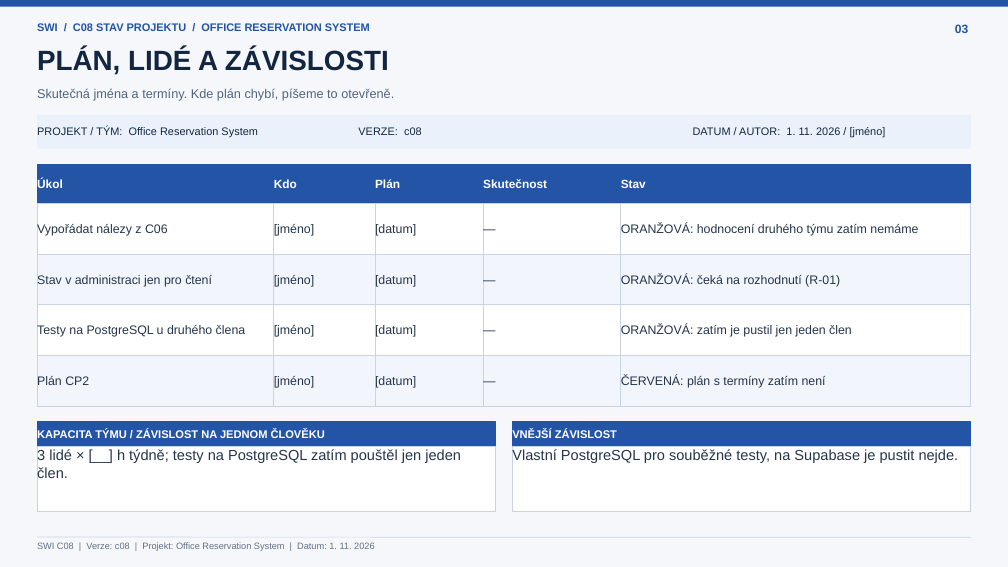
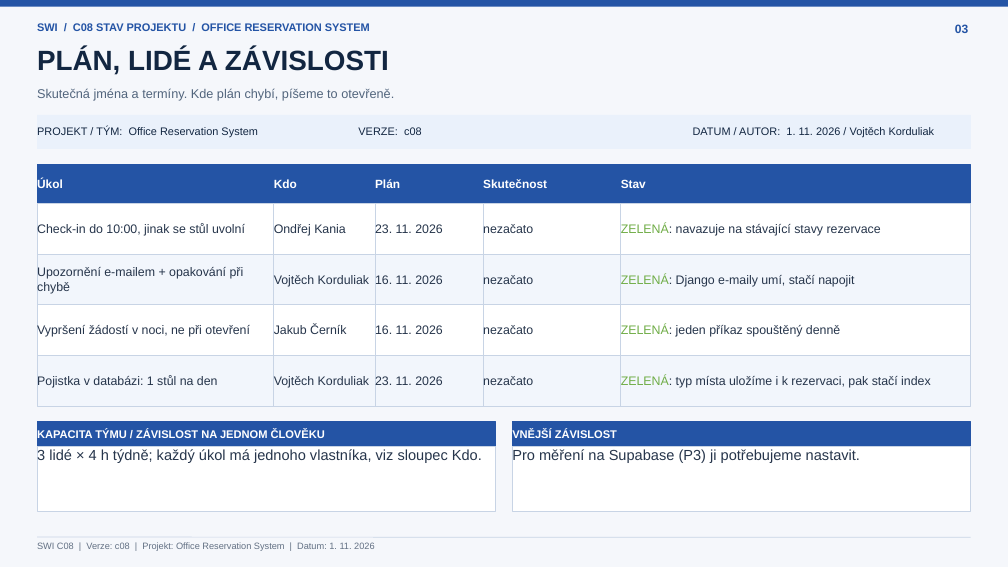
Before and after one commit to jakubcernik/Office-Reservation-System, a slide deck: slide 3 of docs/ORS_C08_Project_Status.pptx. Drawn at 1008x567 pixels with LibreOffice and Linux fonts; fonts in the diff are those of the drawing. Boxes give left, top, right and bottom in pixels: in the first picture for what was removed or moved away, otherwise in the second. Text is boxed around its words. In the diff, an @@ line names an element or a change of style, - is before the commit and + after.

```diff
--- a/docs/ORS_C08_Project_Status.pptx
+++ b/docs/ORS_C08_Project_Status.pptx
@@ text in rectangle at (693,127,935,138): text changed @@
-DATUM / AUTOR: 1. 11. 2026 / [jméno]
+DATUM / AUTOR: 1. 11. 2026 / Vojtěch Korduliak
@@ text in rectangle at (37,223,245,236): text changed @@
-Vypořádat nálezy z C06
+Check-in do 10:00, jinak se stůl uvolní
@@ text in rectangle at (274,224,346,236): text changed @@
-[jméno]
+Ondřej Kania
@@ text in rectangle at (375,223,442,236): text changed @@
-[datum]
+23. 11. 2026
@@ text in rectangle at (483,223,533,236): text changed @@
-—
+nezačato
@@ text in rectangle at (621,223,881,236): text changed @@
-ORANŽOVÁ: hodnocení druhého týmu zatím nemáme
+ZELENÁ: navazuje na stávající stavy rezervace
@@ text in rectangle at (37,267,244,295): text changed @@
-Stav v administraci jen pro čtení
+Upozornění e-mailem + opakování při chybě
@@ text in rectangle at (274,275,369,287): text changed @@
-[jméno]
+Vojtěch Korduliak
@@ text in rectangle at (375,274,442,287): text changed @@
-[datum]
+16. 11. 2026
@@ text in rectangle at (483,274,533,287): text changed @@
-—
+nezačato
@@ text in rectangle at (621,274,854,287): text changed @@
-ORANŽOVÁ: čeká na rozhodnutí (R-01)
+ZELENÁ: Django e-maily umí, stačí napojit
@@ text in rectangle at (37,325,250,338): text changed @@
-Testy na PostgreSQL u druhého člena
+Vypršení žádostí v noci, ne při otevření
@@ text in rectangle at (274,325,346,334): text changed @@
-[jméno]
+Jakub Černík
@@ text in rectangle at (375,325,442,338): text changed @@
-[datum]
+16. 11. 2026
@@ text in rectangle at (483,325,533,338): text changed @@
-—
+nezačato
@@ text in rectangle at (621,325,840,337): text changed @@
-ORANŽOVÁ: zatím je pustil jen jeden člen
+ZELENÁ: jeden příkaz spouštěný denně
@@ text in rectangle at (37,375,218,388): text changed @@
-Plán CP2
+Pojistka v databázi: 1 stůl na den
@@ text in rectangle at (274,376,369,388): text changed @@
-[jméno]
+Vojtěch Korduliak
@@ text in rectangle at (375,375,442,388): text changed @@
-[datum]
+23. 11. 2026
@@ text in rectangle at (483,375,533,388): text changed @@
-—
+nezačato
@@ text in rectangle at (621,375,931,388): text changed @@
-ČERVENÁ: plán s termíny zatím není
+ZELENÁ: typ místa uložíme i k rezervaci, pak stačí index
@@ text in rectangle at (37,449,482,464): text changed @@
-3 lidé × [__] h týdně; testy na PostgreSQL zatím pouštěl jen jeden člen.
+3 lidé × 4 h týdně; každý úkol má jednoho vlastníka, viz sloupec Kdo.
@@ text in rectangle at (512,449,860,464): text changed @@
-Vlastní PostgreSQL pro souběžné testy, na Supabase je pustit nejde.
+Pro měření na Supabase (P3) ji potřebujeme nastavit.
```
Also in this commit, not shown: 5 other slides changed, 2 other files.
